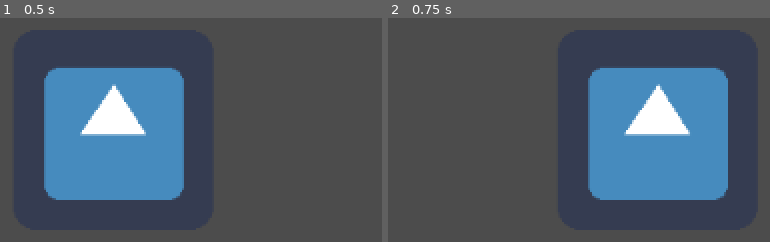
Above: before the commit, frames 1-2 (left to right).
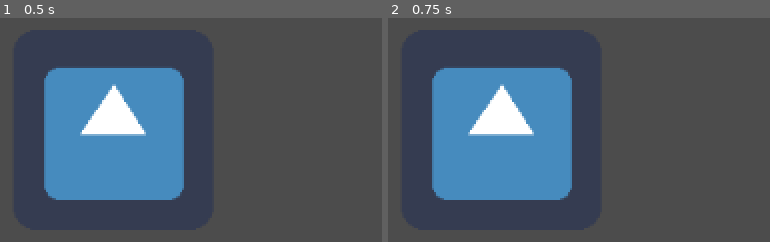
Above: after the commit, the same moments.

Repository: Gad3lan/GGJ2020
Game: Godot game, scene res://TestClick.tscn
Same seed, same stepped clock (60 frames per second), same inputs: the game is played once before the commit and once after it. The engine's default icon, where the game draws it, is replaced by a stand-in: a white triangle on a blue panel in a dark square.
Inputs (mouse positions are in pixels of both pictures, inside the frame that each line leads up to):
- Up to frame 1 (0.5 s): no input
- Up to frame 2 (0.75 s): tap Enter at 0.5 s; move the mouse to (502, 130) at 0.52 s; click (502, 130) at 0.67 s

Frame 1 is identical in both runs. In frame 2, 43% of the frame differs, in the area x 11-90%, y 22-82%.

Commit message:
Ajout click long

Diff:
--- a/MoveOnClick.gd
+++ b/MoveOnClick.gd
@@ -7,15 +7,23 @@
 export (Vector2) var origin = Vector2(500, 300)
 export (Vector2) var dest = Vector2(700, 300)
 var isMoved
+var clicking
+var needLongClick
+var startTime = 0
 
 # Called when the node enters the scene tree for the first time.
 func _ready():
 	isMoved = false
+	needLongClick = true
+	clicking = false
 	pass # Replace with function body.
 
 
 # Called every frame. 'delta' is the elapsed time since the previous frame.
 func _process(delta):
+	if clicking and OS.get_ticks_msec() - startTime >= 500:
+		isMoved = !isMoved
+		clicking = false
 	var pos = Vector2()
 	if isMoved:
 		pos = dest
@@ -27,7 +35,13 @@
 
 func _on_Area2D_input_event(viewport, event, shape_idx):
 	if event is InputEventMouseButton:
-		if event.is_pressed():
+		if event.is_pressed() and !needLongClick:
 			isMoved = !isMoved
+		if event.is_pressed() and needLongClick:
+			startTime = OS.get_ticks_msec()
+			clicking = true
+		else:
+			startTime = OS.get_ticks_msec()
+			clicking = false
 
 	pass # Replace with function body.
